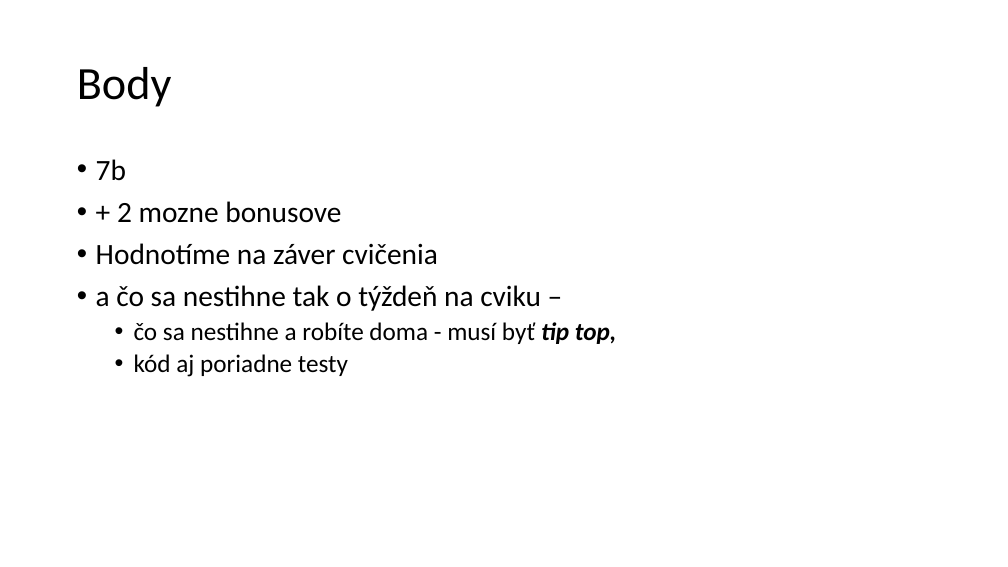
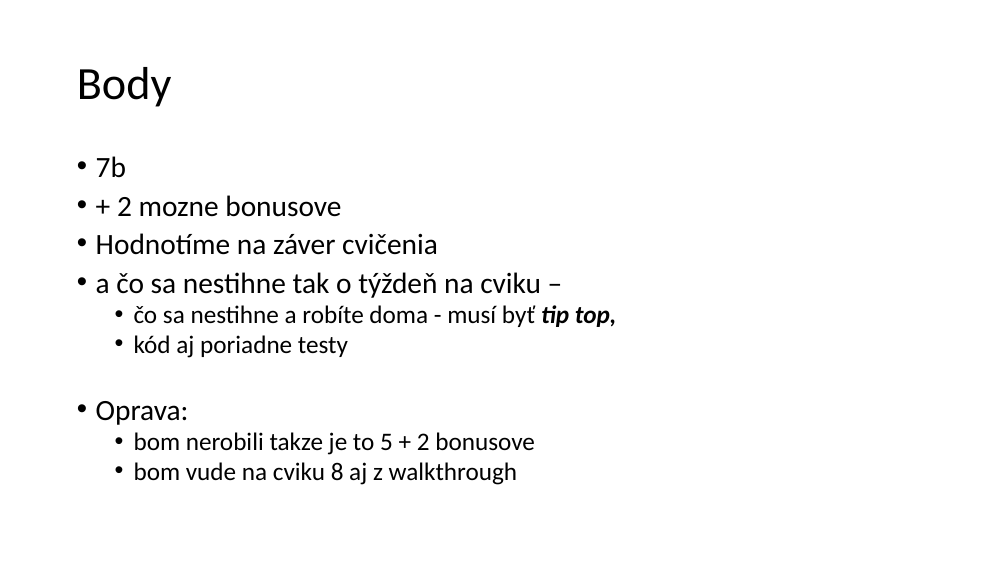
Before and after one commit to yimejky/wawjs, a slide deck: slide 2 of 07-cvicenie/cvicenie07.pptx. Drawn at 1008x567 pixels with LibreOffice and Linux fonts; fonts in the diff are those of the drawing. Boxes give left, top, right and bottom in pixels: in the first picture for what was removed or moved away, otherwise in the second. Text is boxed around its words. In the diff, an @@ line names an element or a change of style, - is before the commit and + after.

```diff
--- a/07-cvicenie/cvicenie07.pptx
+++ b/07-cvicenie/cvicenie07.pptx
@@ text at box(96, 156, 617, 358): line spacing 0.9 to 0.8 @@
@@ text at box(96, 401, 535, 485): paragraphs added @@
+• Oprava:
+  • bom nerobili takze je to 5 + 2 bonusove
+  • bom vude na cviku 8 aj z walkthrough
```
Also in this commit, not shown: 3 other slides changed, 22 other files.
